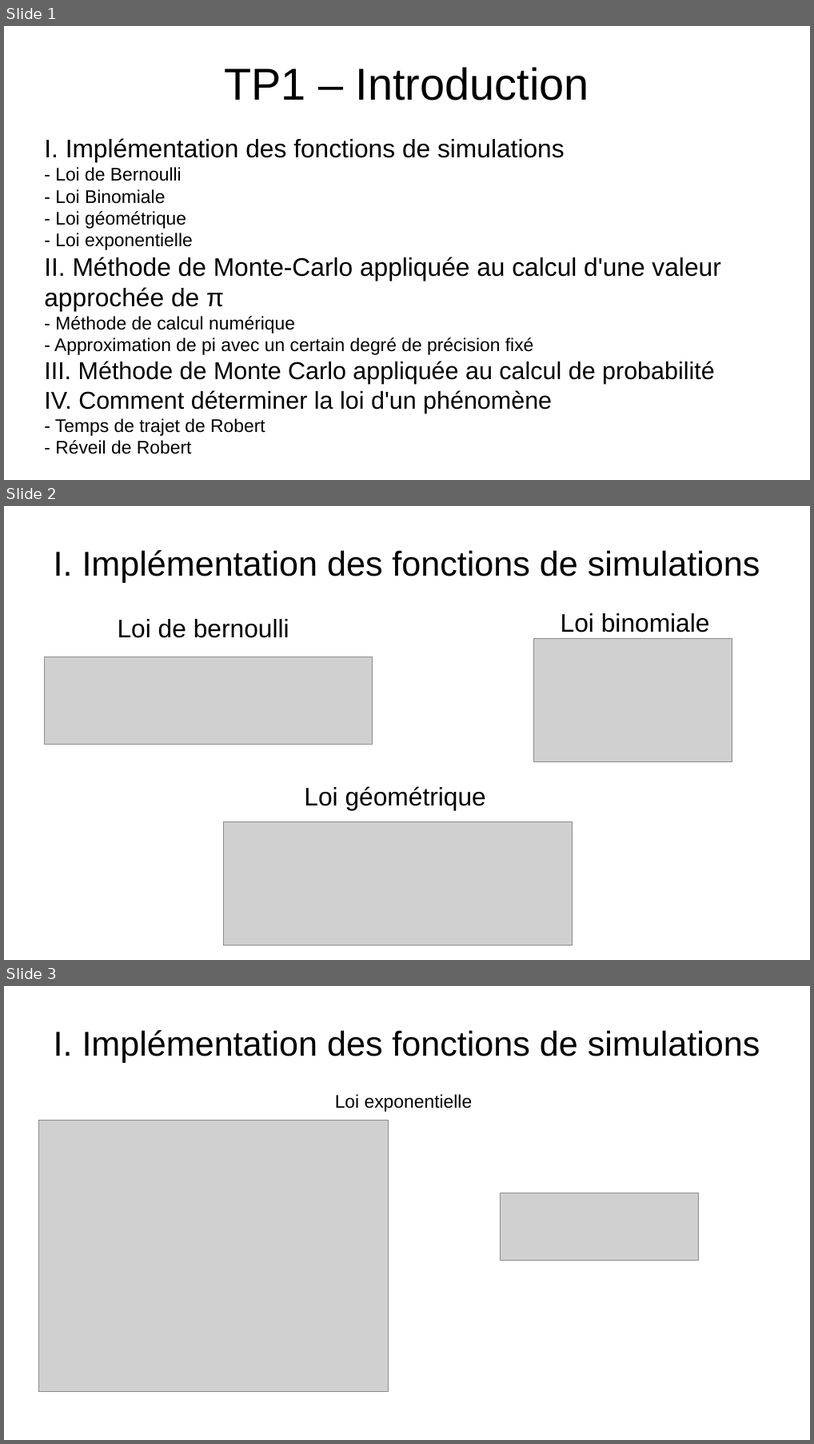
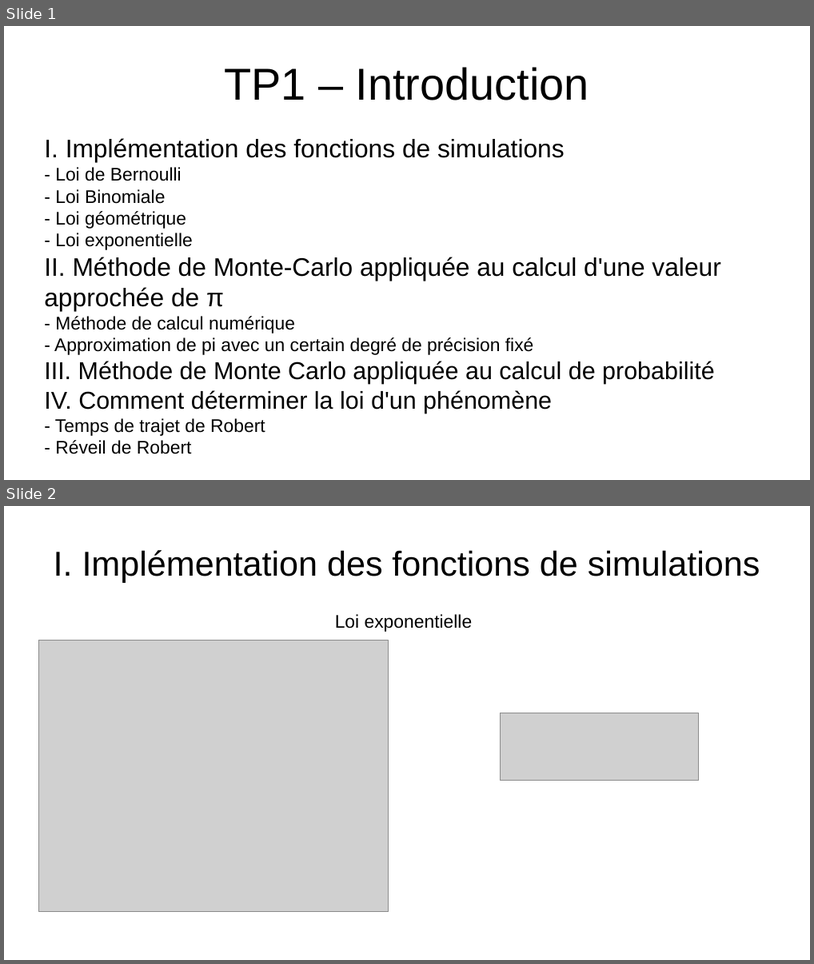
Before and after one commit to WIDEROZ/ESISAR-3A, a slide deck: Mathématiques/Oral/TP1 5min.odp. Shown one above the other, each under a label of ours: slides 1, 2 and 3 before the commit, slides 1 and 2 after it. The pictures are 814x1444 and 814x964 pixels, drawn with LibreOffice and Linux fonts; fonts in the diff are those of the drawing; grey boxes stand for pictures. Boxes give left, top, right and bottom in pixels: in the first picture for what was removed or moved away, otherwise in the second. Text is boxed around its words. In the diff, an @@ line names an element or a change of style, - is before the commit and + after.

```diff
--- a/Mathématiques/Oral/TP1 5min.odp
+++ b/Mathématiques/Oral/TP1 5min.odp
@@ slide 2 removed at <box>4,506,810,960</box>, background #FFFFFF @@
@@ title removed at <box>54,550,761,582</box> @@
-I. Implémentation des fonctions de simulations
@@ subtitle removed at <box>118,619,290,638</box> @@
-Loi de bernoulli
@@ text removed at <box>561,613,710,632</box> @@
-Loi binomiale
@@ picture removed at <box>534,639,733,762</box> @@
@@ picture removed at <box>44,656,373,744</box> @@
@@ text removed at <box>304,786,486,810</box> @@
-Loi géométrique
@@ picture removed at <box>223,821,573,945</box> @@
@@ what was slide 3 is now slide 2 @@
```
Also in this commit, not shown: 2 slides changed, 2 other files.
